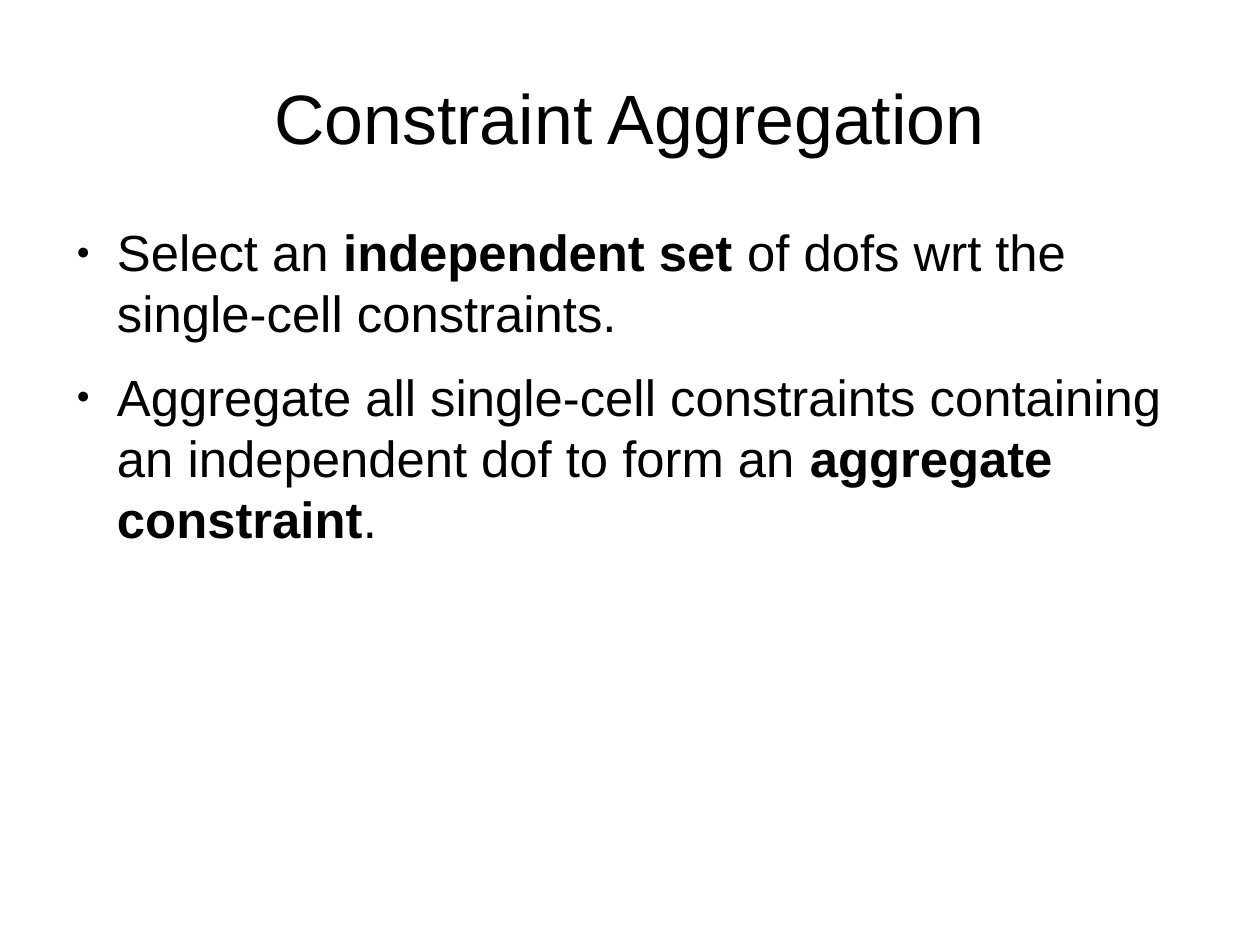
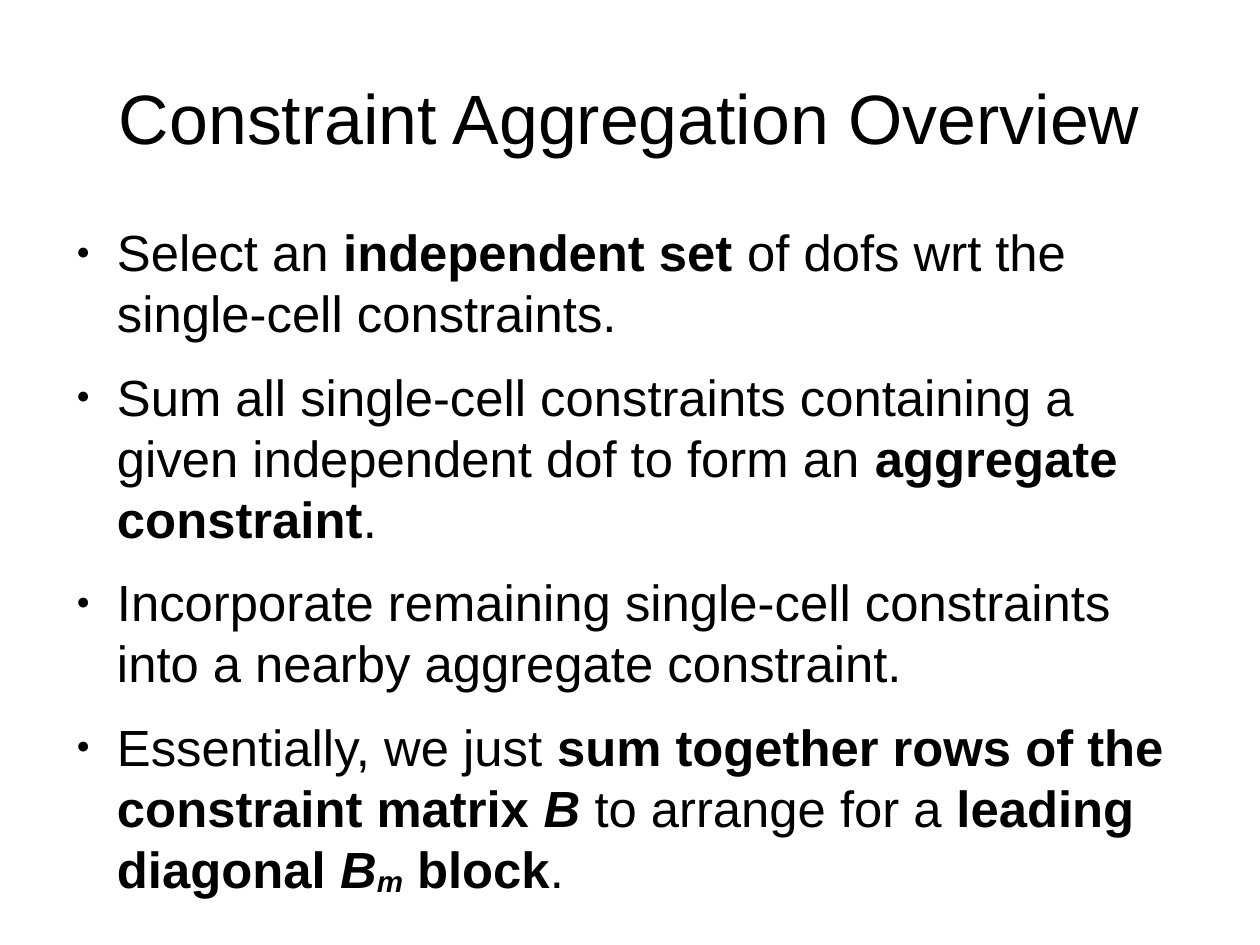
Before and after one commit to jhellrung/documents, a slide deck: slide 23 of presentations/sandia.2011.11.08/slides.odp. Drawn at 1260x945 pixels with LibreOffice and Linux fonts; fonts in the diff are those of the drawing. Boxes give left, top, right and bottom in pixels: in the first picture for what was removed or moved away, otherwise in the second. Text is boxed around its words. In the diff, an @@ line names an element or a change of style, - is before the commit and + after.

```diff
--- a/presentations/sandia.2011.11.08/slides.odp
+++ b/presentations/sandia.2011.11.08/slides.odp
@@ title at <box>119,93,1139,157</box>: text changed @@
-Constraint Aggregation
+Constraint Aggregation Overview
@@ text at <box>117,379,1163,898</box>: text changed @@
-● Aggregate all single-cell constraints containing an independent dof to form an aggregate constraint.
+● Sum all single-cell constraints containing a given independent dof to form an aggregate constraint.
+● Incorporate remaining single-cell constraints into a nearby aggregate constraint.
+● Essentially, we just sum together rows of the constraint matrix B to arrange for a leading diagonal Bm block.
```
Also in this commit, not shown: 3 other slides changed, 3 slides added.
